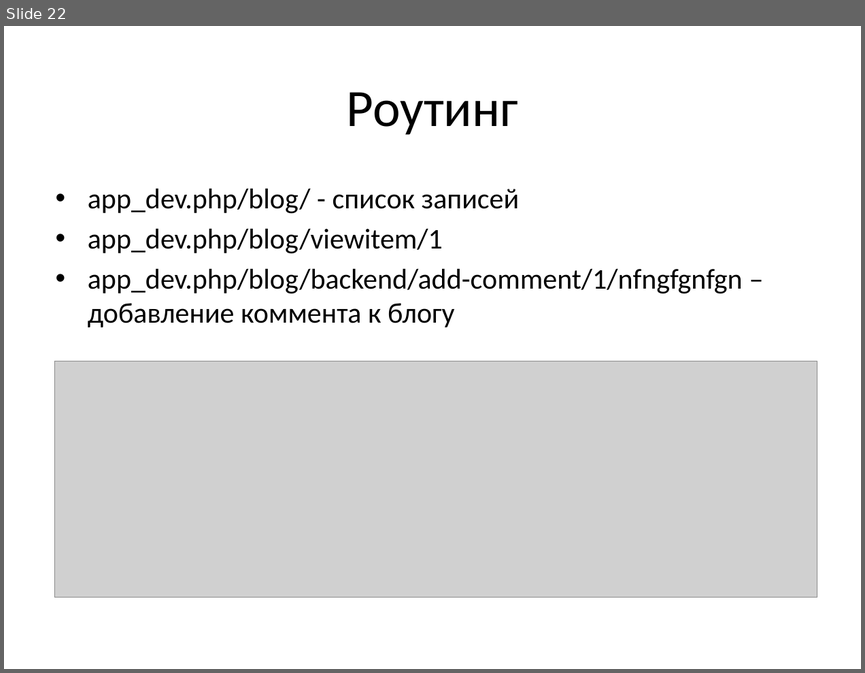
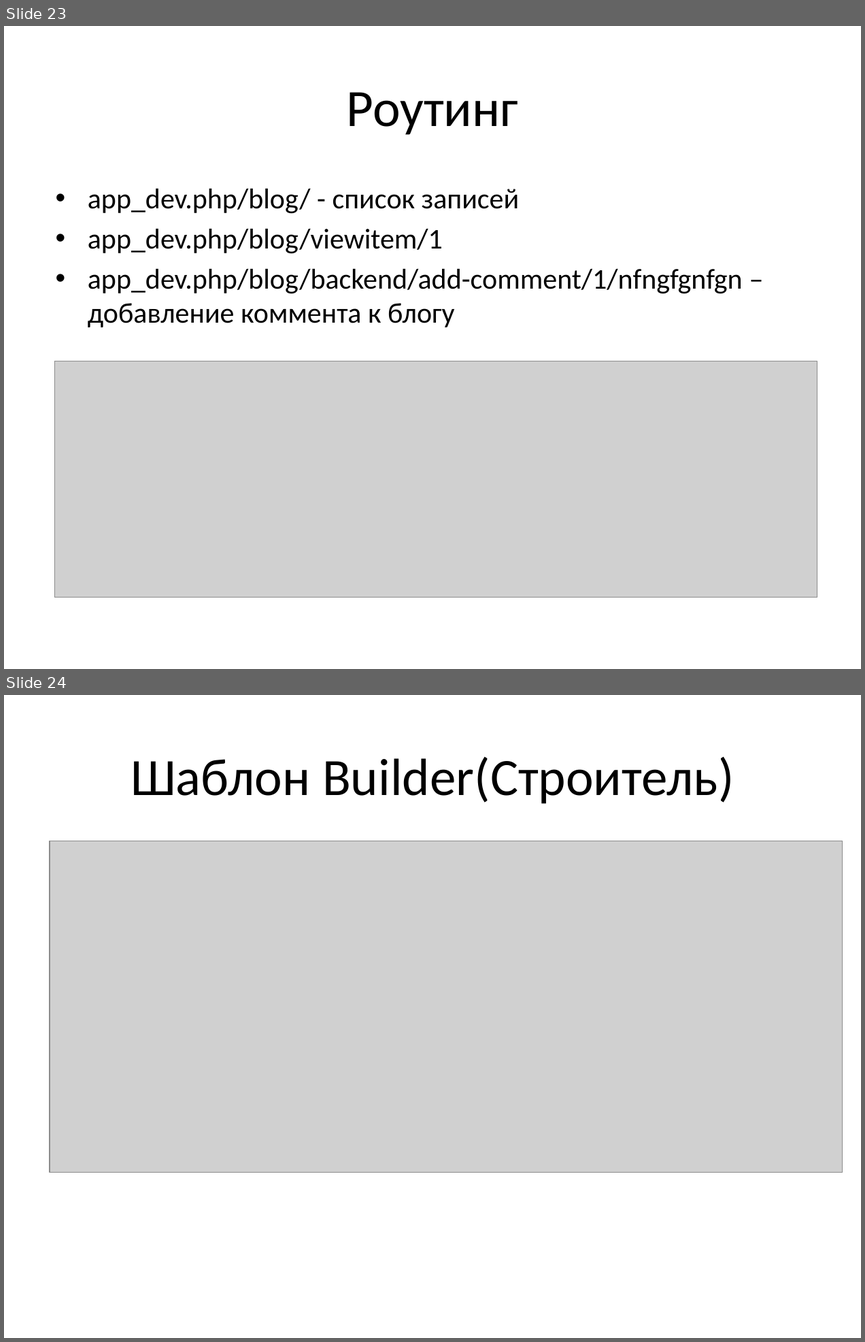
Before and after one commit to smoly-kuzstu/lections, a slide deck: lections/lesson02/Lection 2.pptx. Shown one above the other, each under a label of ours: slide 22 before the commit, slides 23 and 24 after it. The pictures are 865x673 and 865x1342 pixels, drawn with LibreOffice and Linux fonts; fonts in the diff are those of the drawing; grey boxes stand for pictures. Boxes give left, top, right and bottom in pixels: in the first picture for what was removed or moved away, otherwise in the second. Text is boxed around its words. In the diff, an @@ line names an element or a change of style, - is before the commit and + after.

```diff
--- a/lections/lesson02/Lection 2.pptx
+++ b/lections/lesson02/Lection 2.pptx
@@ slide 24 added at (4, 695, 861, 1338), background #FFFFFF @@
@@ title added at (130, 757, 734, 804), 44 pt, text #000000 @@
+Шаблон Builder(Строитель)
@@ picture added at (50, 841, 842, 1172) @@
@@ what was slide 22 is now slide 23 @@
```
Also in this commit, not shown: 2 slides changed, 4 other slides added, 1 other file.
